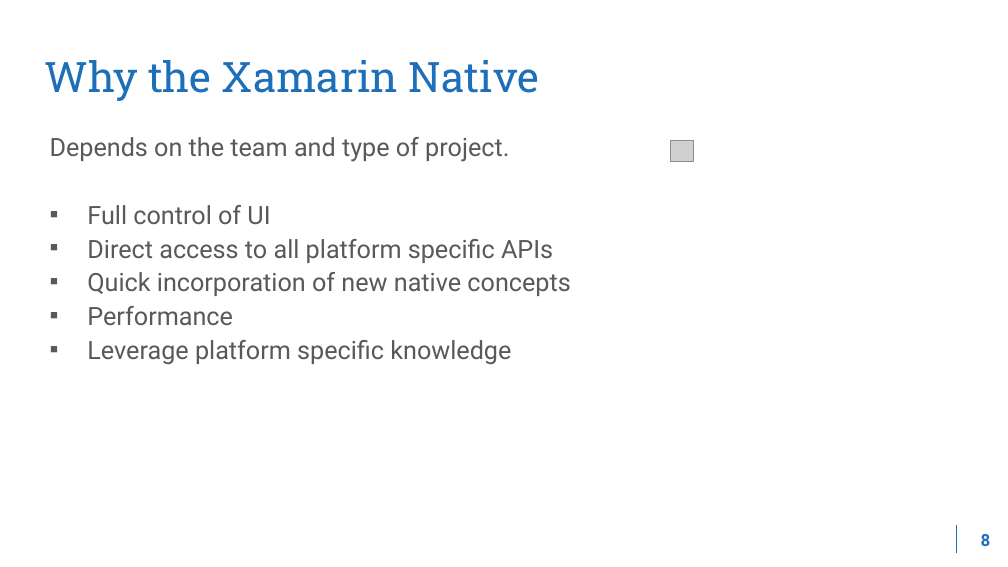
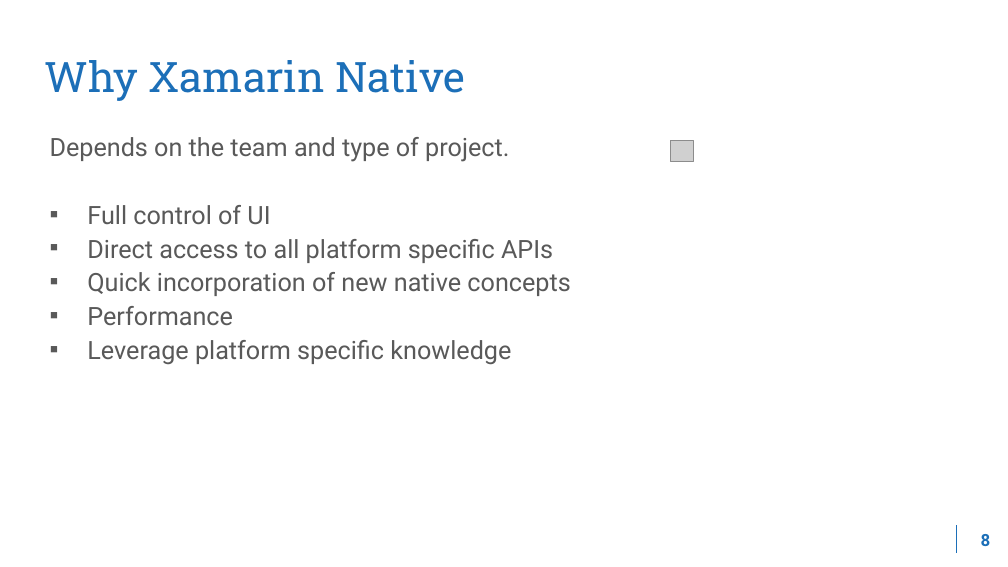
Before and after one commit to Xablu/TechDays2017, a slide deck: slide 8 of Building Native Designed App with Xamarin and MvvmCross.pptx. Drawn at 1008x567 pixels with LibreOffice and Linux fonts; fonts in the diff are those of the drawing; grey boxes stand for pictures; background and template pictures are left out. Boxes give left, top, right and bottom in pixels: in the first picture for what was removed or moved away, otherwise in the second. Text is boxed around its words. In the diff, an @@ line names an element or a change of style, - is before the commit and + after.

Commit message:
Reorderd some slides to make the story more smooth

```diff
--- a/Building Native Designed App with Xamarin and MvvmCross.pptx
+++ b/Building Native Designed App with Xamarin and MvvmCross.pptx
@@ title at [44,60,465,101]: text changed @@
-Why the Xamarin Native
+Why Xamarin Native
```
